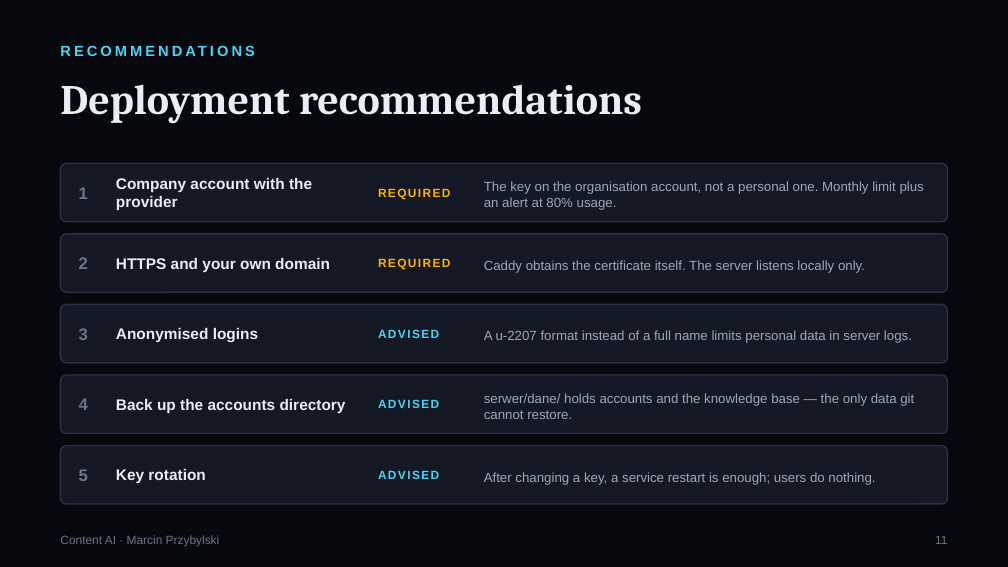
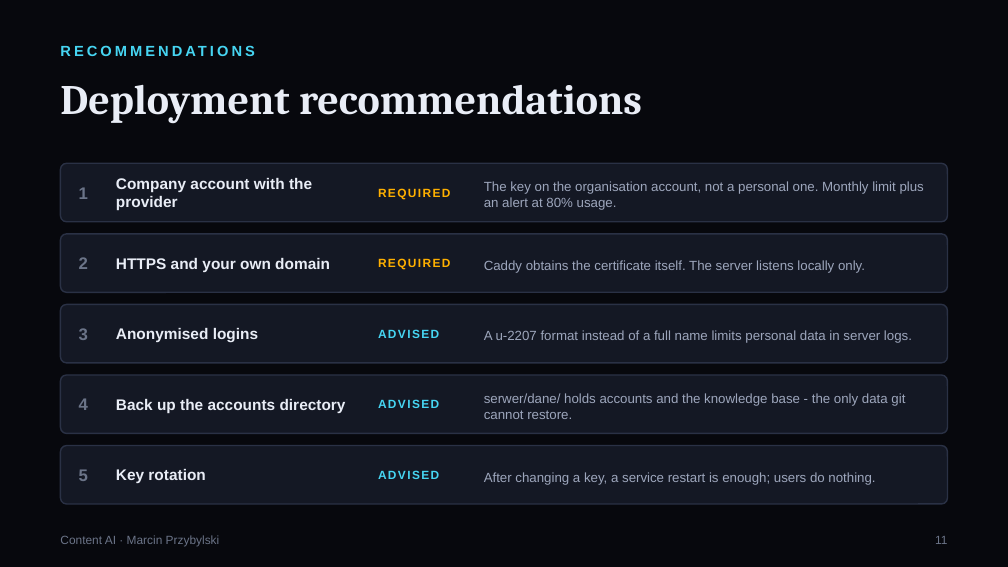
Before and after one commit to Marcin1000/ContentAI, a slide deck: slide 12 of prezentacje/EN/ContentAI_Security_EN.pptx. Drawn at 1008x567 pixels with LibreOffice and Linux fonts; fonts in the diff are those of the drawing. Boxes give left, top, right and bottom in pixels: in the first picture for what was removed or moved away, otherwise in the second. Text is boxed around its words. In the diff, an @@ line names an element or a change of style, - is before the commit and + after.

```diff
--- a/prezentacje/EN/ContentAI_Security_EN.pptx
+++ b/prezentacje/EN/ContentAI_Security_EN.pptx
@@ text at (484, 393, 905, 419): text changed @@
-serwer/dane/ holds accounts and the knowledge base — the only data git cannot restore.
+serwer/dane/ holds accounts and the knowledge base - the only data git cannot restore.
```
Also in this commit, not shown: 7 other slides changed, 17 other files.
